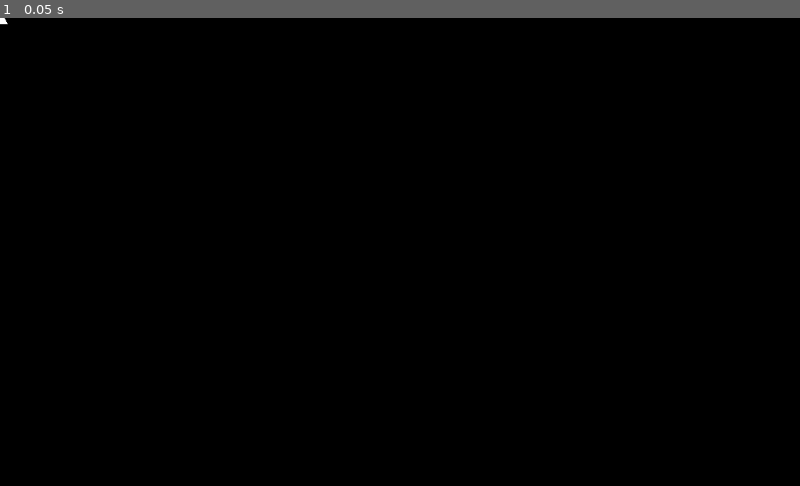
Above: before the commit, frame 1.
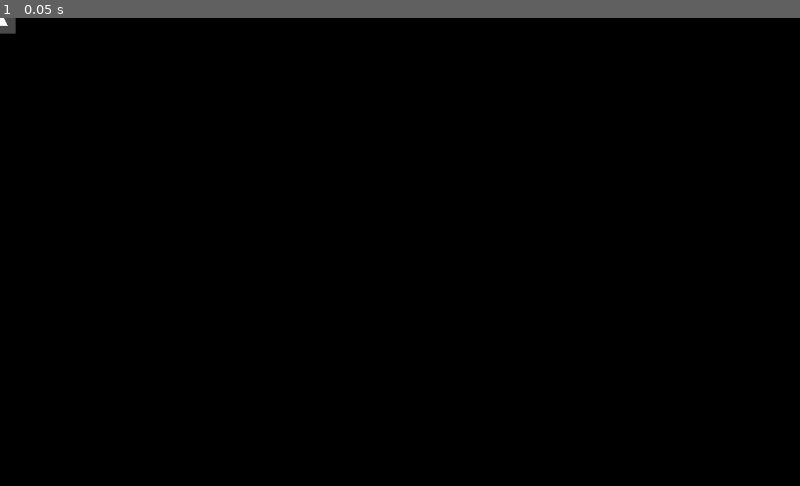
Above: after the commit, the same moment.

Repository: jknightdoeswork/godot_steering_test
Game: Godot game, scene res://spacemen/Spacemen.tscn
Two runs of this game, one before a commit and one after it. Both use one fixed random seed, a clock stepped at 60 frames per second and the inputs below.
Inputs:
- Up to frame 1 (0.05 s): no input

The runs differ from the first frame. In frame 1, less than 0.1% of the frame differs, in the area x 0-2%, y 0-4%.
Error after the commit: Trying to assign value of type 'Node2D' to a variable of type 'Polygon2D'. (res://spacemen/BoxSelector.gd:3)

Commit message:
Box Selector

Diff:
--- /dev/null
+++ b/spacemen/BoxSelector.gd
@@ -0,0 +1,36 @@
+extends Node
+
+onready var box:Polygon2D = $SelectionBox
+onready var box_area = $SelectionBox/Polygon2D/Area2D
+onready var input_signals = $"../InputSignals"
+onready var unit_selection = $"../UnitSelection"
+
+var mouse_down_position := Vector2.ZERO
+
+func _ready():
+	box.visible = false
+	input_signals.connect("on_left_mouse_down", self, "on_left_mouse_down")
+	input_signals.connect("on_left_mouse_up", self, "on_left_mouse_up")
+
+func on_left_mouse_down(position:Vector2):
+	mouse_down_position = position
+	box.visible = true
+	box.position = position
+	box.scale = Vector2(1.0,1.0)
+
+func on_left_mouse_up(position:Vector2):
+	box.visible = false
+	var selected_units = box_area.get_overlapping_bodies()
+	unit_selection.select_units(selected_units)
+
+func _process(delta: float) -> void:
+	if box.visible:
+		var mouse_delta = get_viewport().get_mouse_position() - mouse_down_position
+		box.scale =  min_box_scale(mouse_delta)
+
+func min_box_scale(scale):
+	# Minimum of 1px box dimensions
+	if abs(scale.x) < 1.0:
+		scale.x = sign(scale.x)
+	if abs(scale.y) < 1.0:
+		scale.y = sign(scale.y)
--- a/spacemen/Spacemen.tscn
+++ b/spacemen/Spacemen.tscn
@@ -1,14 +1,36 @@
-[gd_scene load_steps=6 format=2]
+[gd_scene load_steps=8 format=2]
 
 [ext_resource path="res://spacemen/unit_selection/UnitSelector.gd" type="Script" id=1]
 [ext_resource path="res://spacemen/ship/Ship.tscn" type="PackedScene" id=2]
 [ext_resource path="res://spacemen/scripts/InputSignals.gd" type="Script" id=3]
 [ext_resource path="res://spacemen/unit_selection/UnitSelectionCircle.tscn" type="PackedScene" id=4]
 [ext_resource path="res://spacemen/unit_selection/UnitSelectionCircles.gd" type="Script" id=5]
+[ext_resource path="res://spacemen/BoxSelector.gd" type="Script" id=6]
+
+[sub_resource type="RectangleShape2D" id=1]
+extents = Vector2( 0.5, 0.5 )
 
 [node name="SpacemenGame" type="Node2D"]
 
-[node name="UnitSelector" type="Node" parent="."]
+[node name="BoxSelector" type="Node" parent="."]
+script = ExtResource( 6 )
+
+[node name="SelectionBox" type="Node2D" parent="BoxSelector"]
+scale = Vector2( 20, 20 )
+
+[node name="Polygon2D" type="Polygon2D" parent="BoxSelector/SelectionBox"]
+position = Vector2( 0.5, 0.5 )
+color = Color( 1, 1, 1, 0.294118 )
+polygon = PoolVector2Array( -0.5, -0.5, -0.5, 0.5, 0.5, 0.5, 0.5, -0.5 )
+
+[node name="Area2D" type="Area2D" parent="BoxSelector/SelectionBox/Polygon2D"]
+scale = Vector2( 1, 1 )
+gravity_vec = Vector2( 0, 0 )
+
+[node name="CollisionShape2D" type="CollisionShape2D" parent="BoxSelector/SelectionBox/Polygon2D/Area2D"]
+shape = SubResource( 1 )
+
+[node name="UnitSelection" type="Node" parent="."]
 script = ExtResource( 1 )
 
 [node name="InputSignals" type="Node" parent="."]
@@ -19,4 +41,3 @@
 selection_circle_scene = ExtResource( 4 )
 
 [node name="Ship" parent="." instance=ExtResource( 2 )]
-[connection signal="on_ship_clicked" from="Ship" to="UnitSelector" method="on_ship_clicked"]
--- a/spacemen/ship/Ship.gd
+++ b/spacemen/ship/Ship.gd
@@ -13,24 +13,22 @@
 var _drag := 0.1
 
 func _ready() -> void:
+	agent.linear_speed_max 			= 8000.0
+	agent.linear_acceleration_max 	= 500.0
+	agent.linear_drag_percentage 	= 0.1
+	agent.angular_speed_max 		= 250.0
+	agent.angular_acceleration_max 	= 100.0
+	agent.angular_drag_percentage 	= 0.25
 
-
-	agent.linear_speed_max = 8000.0
-	agent.linear_acceleration_max = 500.0
-	agent.linear_drag_percentage = 0.1
-	agent.angular_speed_max = 250.0
-	agent.angular_acceleration_max = 100.0
-	agent.angular_drag_percentage = 0.25
-
-	arrive_target.position = agent.position
-	arrive.deceleration_radius = 250.0
-	arrive.arrival_tolerance = 25.0
+	arrive_target.position 			= agent.position
+	arrive.deceleration_radius 		= 250.0
+	arrive.arrival_tolerance 		= 25.0
 
 	look.alignment_tolerance = deg2rad(5.0)
 	look.deceleration_radius = deg2rad(45)
+
 	blend.add(arrive, 1.0)
 	blend.add(look, 1.0)
-
 
 
 func issue_arrive_order(arrive_position:Vector2):
--- a/spacemen/ship/Ship.tscn
+++ b/spacemen/ship/Ship.tscn
@@ -13,6 +13,6 @@
 shape = SubResource( 1 )
 
 [node name="Polygon2D" type="Polygon2D" parent="CollisionShape2D"]
-position = Vector2( 0, 7.5 )
+position = Vector2( 0, 10 )
 rotation = 3.14159
 polygon = PoolVector2Array( -10, 0, 10, 0, 0, 20 )
--- a/spacemen/unit_selection/UnitSelectionCircles.gd
+++ b/spacemen/unit_selection/UnitSelectionCircles.gd
@@ -1,13 +1,13 @@
 extends Node
 
-onready var unit_selector = $"../UnitSelector"
+onready var unit_selection = $"../UnitSelection"
 
 var selection_circles := []
 
 export(PackedScene) var selection_circle_scene
 
 func _ready():
-	var e = unit_selector.connect("on_selection_changed", self, "on_selection_changed")
+	var e = unit_selection.connect("on_selection_changed", self, "on_selection_changed")
 
 func on_selection_changed(selected_units):
 	print ("[UnitSelectionCircles] on_selection_changed")
--- a/spacemen/unit_selection/UnitSelector.gd
+++ b/spacemen/unit_selection/UnitSelector.gd
@@ -3,6 +3,9 @@
 signal on_selection_changed
 
 var selected_units := []
+
+var selection_area:Area2D = null
+var selection_box:Polygon2D = null
 
 onready var input_signals = $"../InputSignals"
 
@@ -12,12 +15,26 @@
 	error = input_signals.connect("on_right_mouse_down", self, "on_right_mouse_down")
 	assert(error == OK)
 
+func select_units(units:Array):
+	print ("[Game] on_left_mouse_button_pressed")
+	selected_units = units
+	emit_signal("on_selection_changed", selected_units)
+
+func deselect_units():
+	print ("deselecting units")
+	select_units([])
+
+
+
 func on_left_mouse_down(position:Vector2):
-	print ("[Game] on_left_mouse_button_pressed")
-	if selected_units.size() > 0:
-		print ("deselecting unit")
-		selected_units.clear()
-		emit_signal("on_selection_changed", selected_units)
+	#selection_box = Polygon2D.new()
+	#selection_area = Area2D.new()
+
+	#selection_box.add_child(selection_area)
+
+	#self.add_child(selection_box)
+	pass
+	deselect_units()
 
 func on_right_mouse_down(position:Vector2):
 	if selected_units.size() > 0:
@@ -26,5 +43,4 @@
 
 func on_ship_clicked(ship):
 	print ("selecting unit " + str(ship))
-	selected_units = [ship]
-	emit_signal("on_selection_changed", selected_units)
+	select_units([ship])
